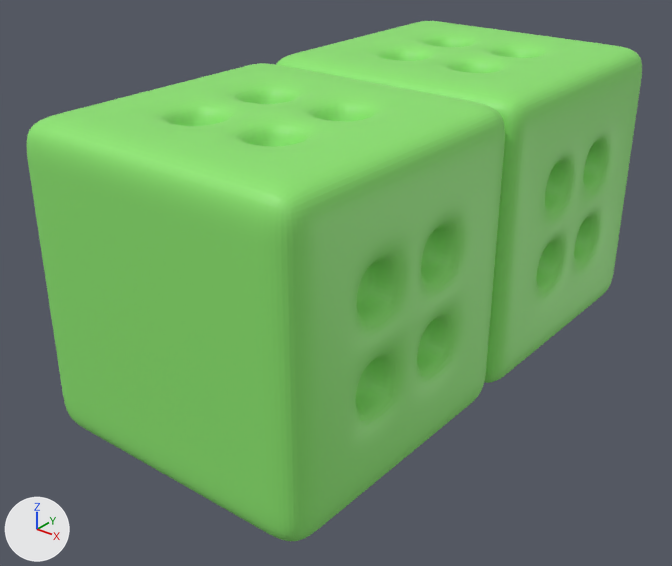
Renders of the FBX model Assets/Prefabs/Buildings/green_1.2.1.fbx from each side of a commit.
One viewpoint serves both versions: a camera (50 mm lens) standing at (1.23, -1.37, 1.7) and looking at (-0.55, 0.85, 0.32). Every picture has the same lights, and +X, +Y and +Z are marked at lower left. Where no turn or scale is listed for an object, it has been applied to the vertices. Vertices at the same position are counted once.
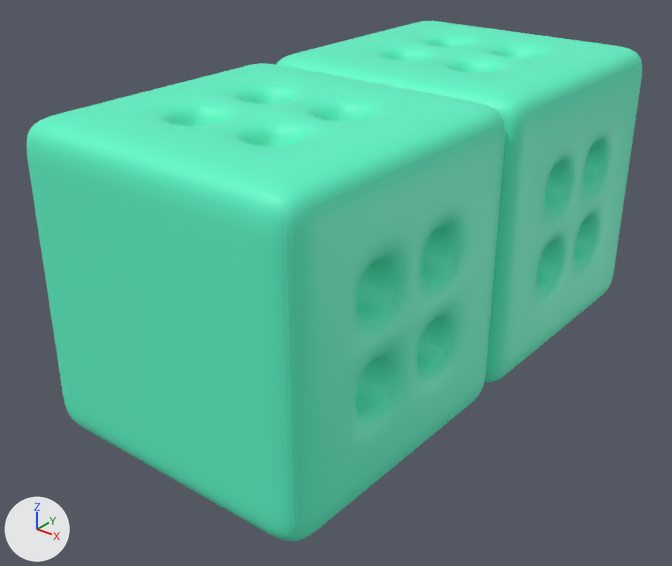
The change in detail:
Material 'Material.031' (mat_material_031) is new.
Its base color is (0.109, 0.939, 0.584) (green #5df8c9).
me_cube_008 has 45534 vertices, 45799 faces and spans x -1.0..0.0, y 0.0..2.0, z 0.0..1.0.
me_cube_008 is used by ob_cube_003; location (0.0, 0.0, 0.0).
me_cube_008 part 1: all 22912 faces that had it switch from mat_material_011 (green #8de76f) to mat_material_031 (green #5df8c9).
me_cube_008 part 2: all 22887 faces that had it switch from mat_material_012 (green #8de76f) to mat_material_031 (green #5df8c9).

Where the change shows, as pixel boxes [x1, y1, x2, y2] in the pictures (672 x 566 px):
part 1 of me_cube_008, recoloured: [276, 21, 642, 383] in both
part 2 of me_cube_008, recoloured: [26, 63, 505, 541] in both
